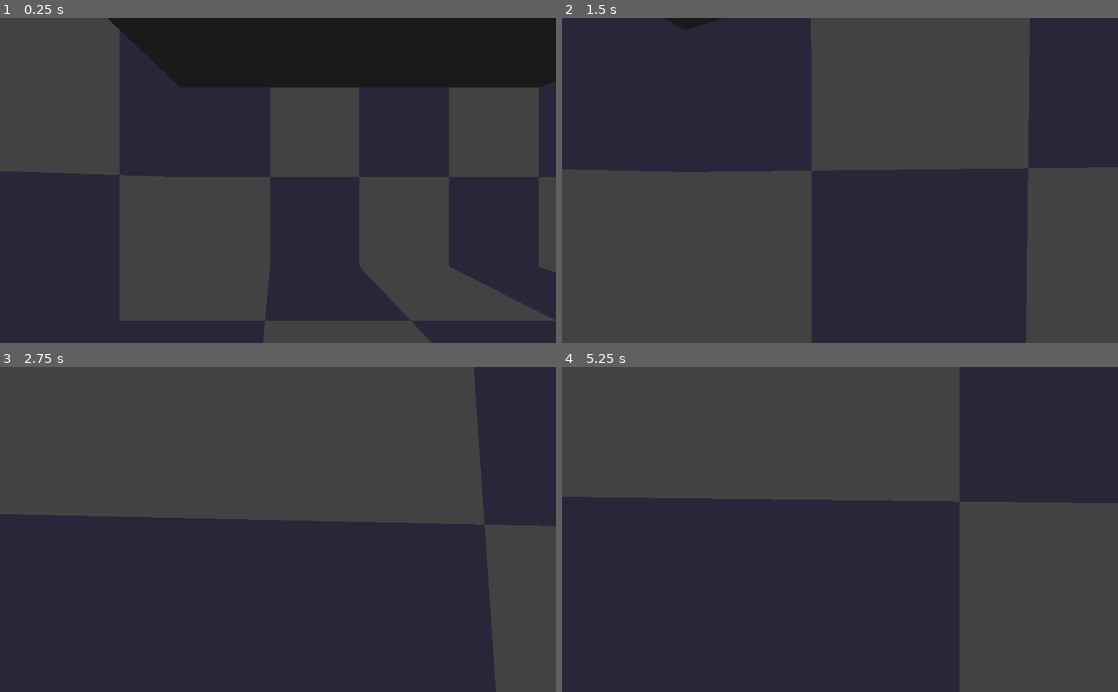
Above: before the commit, frames 1-4 (two rows, left to right).
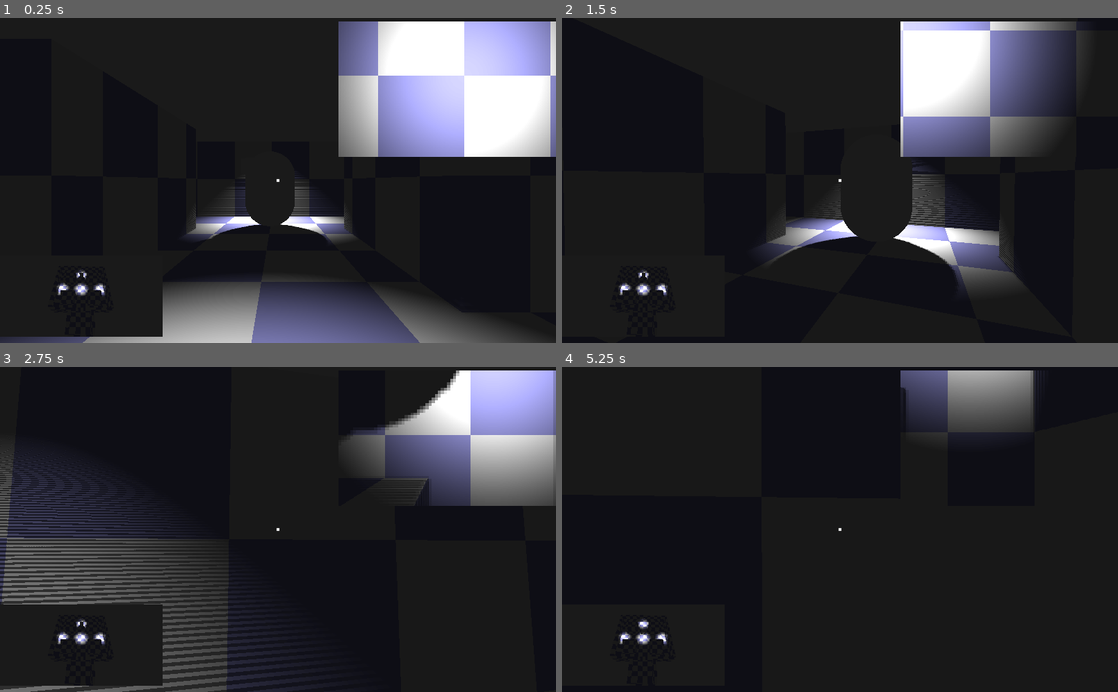
Above: after the commit, the same moments.

Repository: anthonyfinch/LD51
Game: Godot game, scene res://levels/TestLevel1.tscn
The game is run twice, just before and just after one commit, with the same random seed, the same clock (stepped at 60 frames per second) and the same inputs. The project has no main scene, so this scene is started directly.
Inputs (mouse positions are in pixels of both pictures, inside the frame that each line leads up to):
- Up to frame 1 (0.25 s): no input
- Up to frame 2 (1.5 s): move the mouse to (867, 180) at 0.52 s; hold W (forward) from 0.53 s (still down); tap Space (jump) at 0.77 s; move the mouse to (812, 180) at 1.27 s
- Up to frame 3 (2.75 s): keep holding W (forward); tap Space (jump) at 1.52 s; move the mouse to (289, 523) at 2.02 s
- Up to frame 4 (5.25 s): keep holding W (forward); move the mouse to (834, 536) at 2.77 s; tap Space (jump) at 3.02, 3.77, 4.52 s; move the mouse to (878, 532) at 3.52 s; move the mouse to (795, 526) at 4.27 s; move the mouse to (845, 529) at 5.02 s

The runs differ from the first frame. In frame 1, 88% of the frame differs, in the area x 0-100%, y 0-100%; in frame 2, 95%; in frame 3, 87%; in frame 4, 98%.

Commit message:
adds player cursor, visibility cam and debug camera views

Diff:
--- /dev/null
+++ b/Environment.tres
@@ -0,0 +1,7 @@
+[gd_resource type="Environment" format=2]
+
+[resource]
+background_mode = 1
+background_color = Color( 0.101961, 0.101961, 0.101961, 1 )
+ambient_light_color = Color( 1, 1, 1, 1 )
+ambient_light_energy = 0.1
--- a/levels/TestLevel1.tscn
+++ b/levels/TestLevel1.tscn
@@ -6,6 +6,8 @@
 [ext_resource path="res://enemy/Enemy.gd" type="Script" id=4]
 [ext_resource path="res://addons/qodot/game_definitions/fgd/point_classes/light.gd" type="Script" id=5]
 [ext_resource path="res://player/Player.tscn" type="PackedScene" id=6]
+[ext_resource path="res://Environment.tres" type="Environment" id=7]
+[ext_resource path="res://ui/cursor.png" type="Texture" id=8]
 
 [sub_resource type="NavigationMesh" id=21]
 vertices = PoolVector3Array( 6.25, 0.5, -10.75, 6.25, 0.5, -9.5, 6.75, 0.5, -10, 18.75, 0.5, -10, 19.75, 0.5, -10, 19.7 …(2363 unchanged characters)…
@@ -89,13 +91,40 @@
 
 [sub_resource type="PrismMesh" id=24]
 
-[sub_resource type="Environment" id=25]
-background_mode = 1
-background_color = Color( 0.101961, 0.101961, 0.101961, 1 )
-ambient_light_color = Color( 1, 1, 1, 1 )
-ambient_light_energy = 0.28
-
 [node name="Spatial" type="Spatial"]
+
+[node name="Control" type="Control" parent="."]
+anchor_right = 1.0
+anchor_bottom = 1.0
+
+[node name="ViewportContainer" type="ViewportContainer" parent="Control"]
+anchor_top = 1.0
+anchor_bottom = 1.0
+margin_top = -162.0
+margin_right = 300.0
+
+[node name="Viewport" type="Viewport" parent="Control/ViewportContainer"]
+size = Vector2( 300, 150 )
+handle_input_locally = false
+render_target_update_mode = 3
+shadow_atlas_size = 512
+
+[node name="Camera" type="Camera" parent="Control/ViewportContainer/Viewport"]
+transform = Transform( 0.0156629, 0.89447, -0.446853, 0, 0.446908, 0.89458, 0.999877, -0.0140117, 0.0069999, -1.10425, 26.2462, 0.385028 )
+
+[node name="TextureRect" type="TextureRect" parent="Control"]
+anchor_left = 0.5
+anchor_top = 0.5
+anchor_right = 0.5
+anchor_bottom = 0.5
+margin_left = -64.0
+margin_top = -64.0
+margin_right = 64.0
+margin_bottom = 64.0
+texture = ExtResource( 8 )
+
+[node name="WorldEnvironment" type="WorldEnvironment" parent="."]
+environment = ExtResource( 7 )
 
 [node name="PatrolPoint1" type="Position3D" parent="." groups=["patrol_points"]]
 transform = Transform( 1, 0, 0, 0, 1, 0, 0, 0, 1, 15.4821, 0.0406843, 0 )
@@ -266,11 +295,9 @@
 [node name="Timer" type="Timer" parent="Enemy"]
 process_mode = 0
 
-[node name="Camera" type="Camera" parent="."]
-transform = Transform( 0.167587, 0.734984, -0.657049, 0, 0.666475, 0.745528, 0.985857, -0.12494, 0.111692, -27.6077, 46.2293, 6.33045 )
-
 [node name="Player" parent="." instance=ExtResource( 6 )]
-transform = Transform( 1, 0, 0, 0, 1, 0, 0, 0, 1, -1.82228, 0.0416528, 1.18892 )
-
-[node name="WorldEnvironment" type="WorldEnvironment" parent="."]
-environment = SubResource( 25 )
+transform = Transform( -4.37114e-08, 0, -1, 0, 1, 0, 1, 0, -4.37114e-08, 15.6056, 0.0416528, 0.31598 )
+
+[node name="SpotLight" type="SpotLight" parent="."]
+transform = Transform( 1, 0, 0, 0, -4.37114e-08, 1, 0, -1, -4.37114e-08, 0, 3.23889, 0 )
+visible = false
--- a/player/Player.gd
+++ b/player/Player.gd
@@ -11,6 +11,7 @@
 
 onready var camera = $Head/Pivot/Camera
 onready var pivot = $Head/Pivot
+onready var visi_cam = $ViewportContainer/Viewport/VisibilityCamera
 
 var dir = Vector3()
 var vel = Vector3()
@@ -79,6 +80,9 @@
 	vel.z = hvel.z
 	vel = move_and_slide(vel, Vector3(0, 1, 0), 1.0, 4, deg2rad(max_slope_angle))
 
+	visi_cam.global_transform.origin = Vector3(global_transform.origin.x, visi_cam.global_transform.origin.y, global_transform.origin.z)
+
+
 func _input(event):
 	if event is InputEventMouseMotion and Input.get_mouse_mode() == Input.MOUSE_MODE_CAPTURED:
 		pivot.rotate_x(-1 * deg2rad(event.relative.y * mouse_sensitivity))
--- a/player/Player.tscn
+++ b/player/Player.tscn
@@ -26,3 +26,18 @@
 
 [node name="Camera" type="Camera" parent="Head/Pivot"]
 current = true
+
+[node name="ViewportContainer" type="ViewportContainer" parent="."]
+margin_left = 624.0
+margin_top = 6.0
+margin_right = 1024.0
+margin_bottom = 256.0
+
+[node name="Viewport" type="Viewport" parent="ViewportContainer"]
+size = Vector2( 400, 250 )
+handle_input_locally = false
+render_target_update_mode = 3
+shadow_atlas_size = 512
+
+[node name="VisibilityCamera" type="Camera" parent="ViewportContainer/Viewport"]
+transform = Transform( 1, 0, 0, 0, -4.37114e-08, 1, 0, -1, -4.37114e-08, 0, 2.24771, 0 )
--- a/project.godot
+++ b/project.godot
@@ -209,6 +209,11 @@
 config/name="LD51"
 config/icon="res://icon.png"
 
+[display]
+
+window/stretch/mode="2d"
+window/stretch/aspect="keep"
+
 [editor_plugins]
 
 enabled=PoolStringArray( "res://addons/qodot/plugin.cfg" )
Not shown: 1 places in levels/TestLevel1.tscn that only renumber resources
Binary file added: ui/cursor.aseprite
Binary file added: ui/cursor.png
Not shown, added: ui/cursor.png.import
